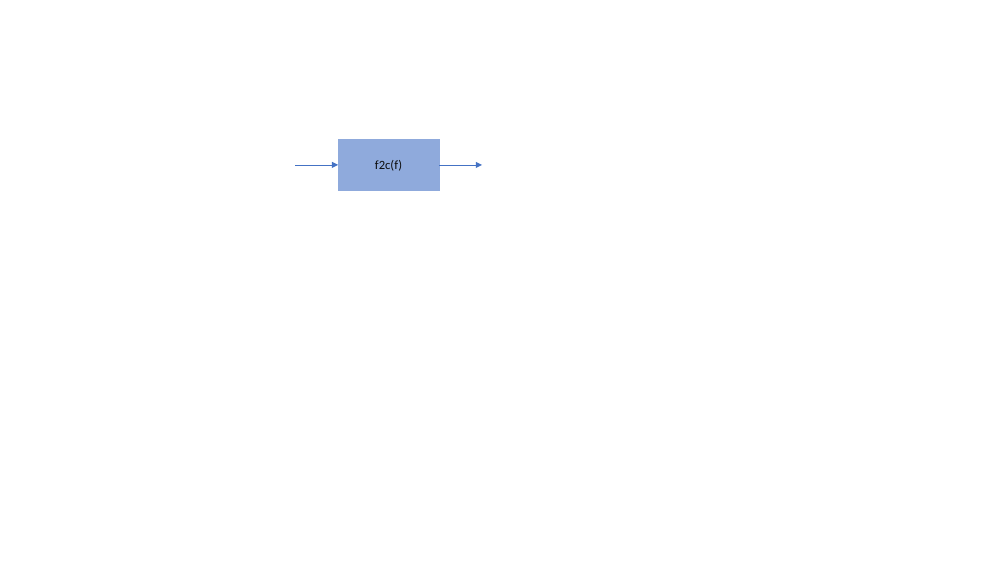
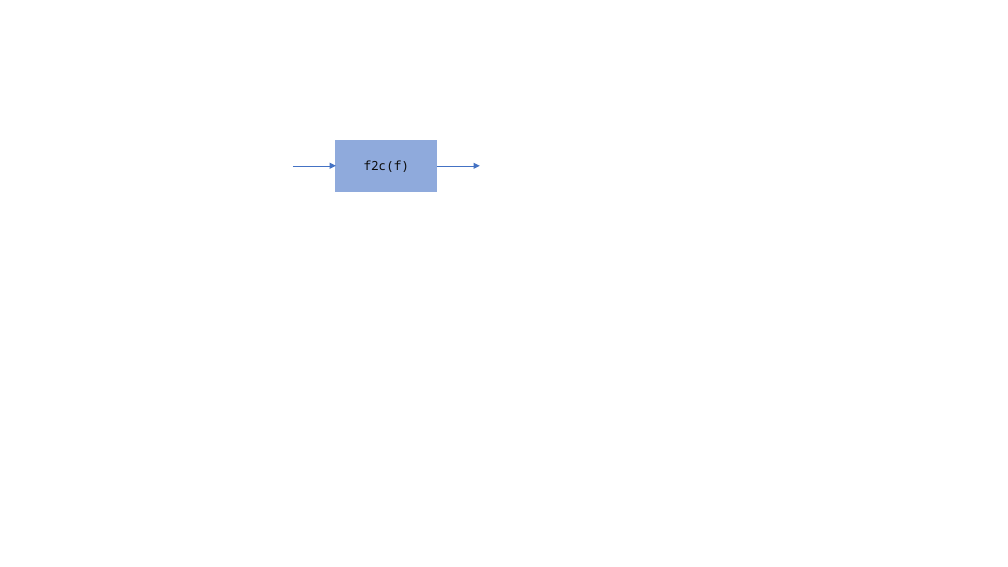
Before and after one commit to edharcourt/CS140, a slide deck: slide 6 of images/pygame_rect_window.pptx. Drawn at 1008x567 pixels with LibreOffice and Linux fonts; fonts in the diff are those of the drawing. Boxes give left, top, right and bottom in pixels: in the first picture for what was removed or moved away, otherwise in the second. Text is boxed around its words. In the diff, an @@ line names an element or a change of style, - is before the commit and + after.

```diff
--- a/images/pygame_rect_window.pptx
+++ b/images/pygame_rect_window.pptx
@@ rectangle "f2c(f)" at bbox=[336, 140, 437, 191]: font Calibri to Noto Sans Mono @@
```
Also in this commit, not shown: 7 other files.
